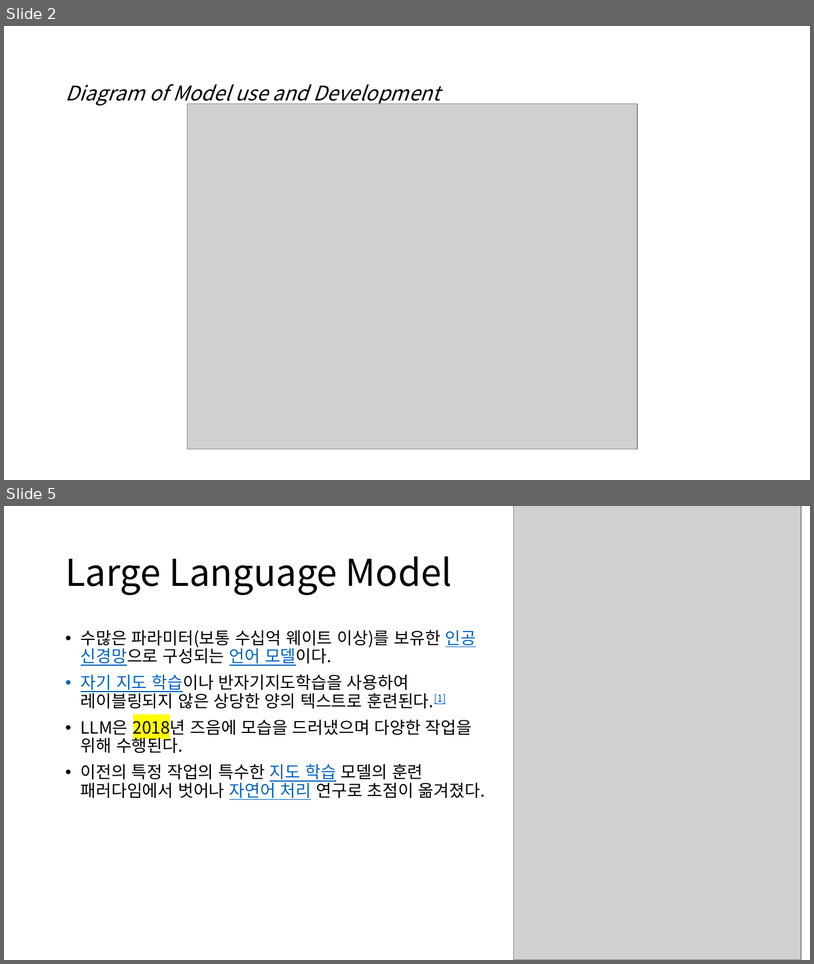
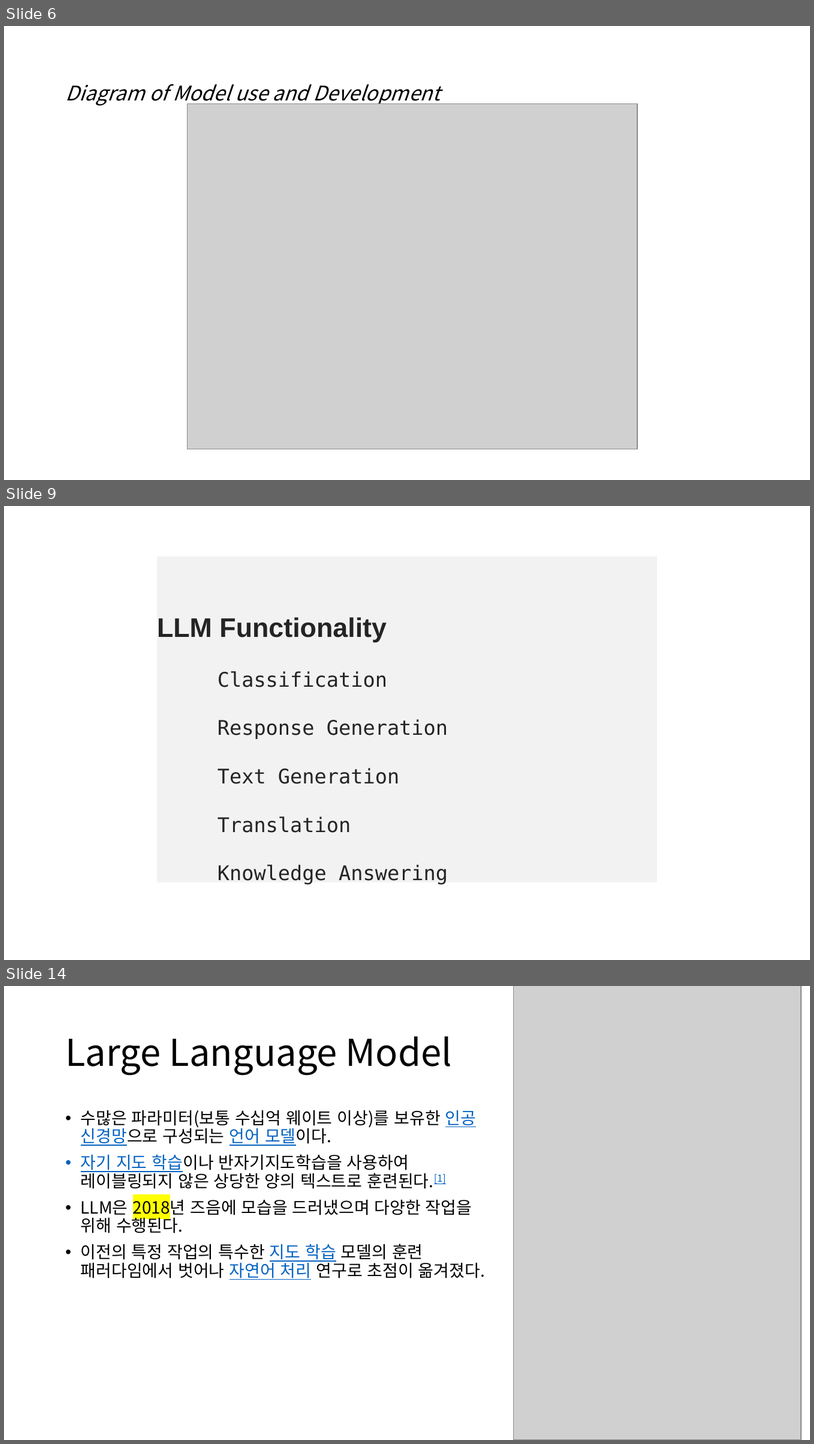
Before and after one commit to MigoJJ/AI_2023.07, a slide deck: AI_05_LLM large language mosels.pptx. Shown one above the other, each under a label of ours: slides 2 and 5 before the commit, slides 6, 9 and 14 after it; the slides between them are not shown. The pictures are 814x964 and 814x1444 pixels, drawn with LibreOffice and Linux fonts; fonts in the diff are those of the drawing; grey boxes stand for pictures. Boxes give left, top, right and bottom in pixels: in the first picture for what was removed or moved away, otherwise in the second. Text is boxed around its words. In the diff, an @@ line names an element or a change of style, - is before the commit and + after.

```diff
--- a/AI_05_LLM large language mosels.pptx
+++ b/AI_05_LLM large language mosels.pptx
@@ slide 9 added at bbox=[4, 506, 810, 960], background #FFFFFF @@
@@ rectangle added at bbox=[157, 556, 657, 882], fill #F2F2F2, 24 pt, text #242424 @@
+LLM Functionality
+    Classification
+    Response Generation
+    Text Generation
+    Translation
+    Knowledge Answering
@@ what was slide 2 is now slide 6 @@
@@ what was slide 5 is now slide 14 @@
```
Also in this commit, not shown: 2 slides changed, 10 other slides added, 7 other files.
